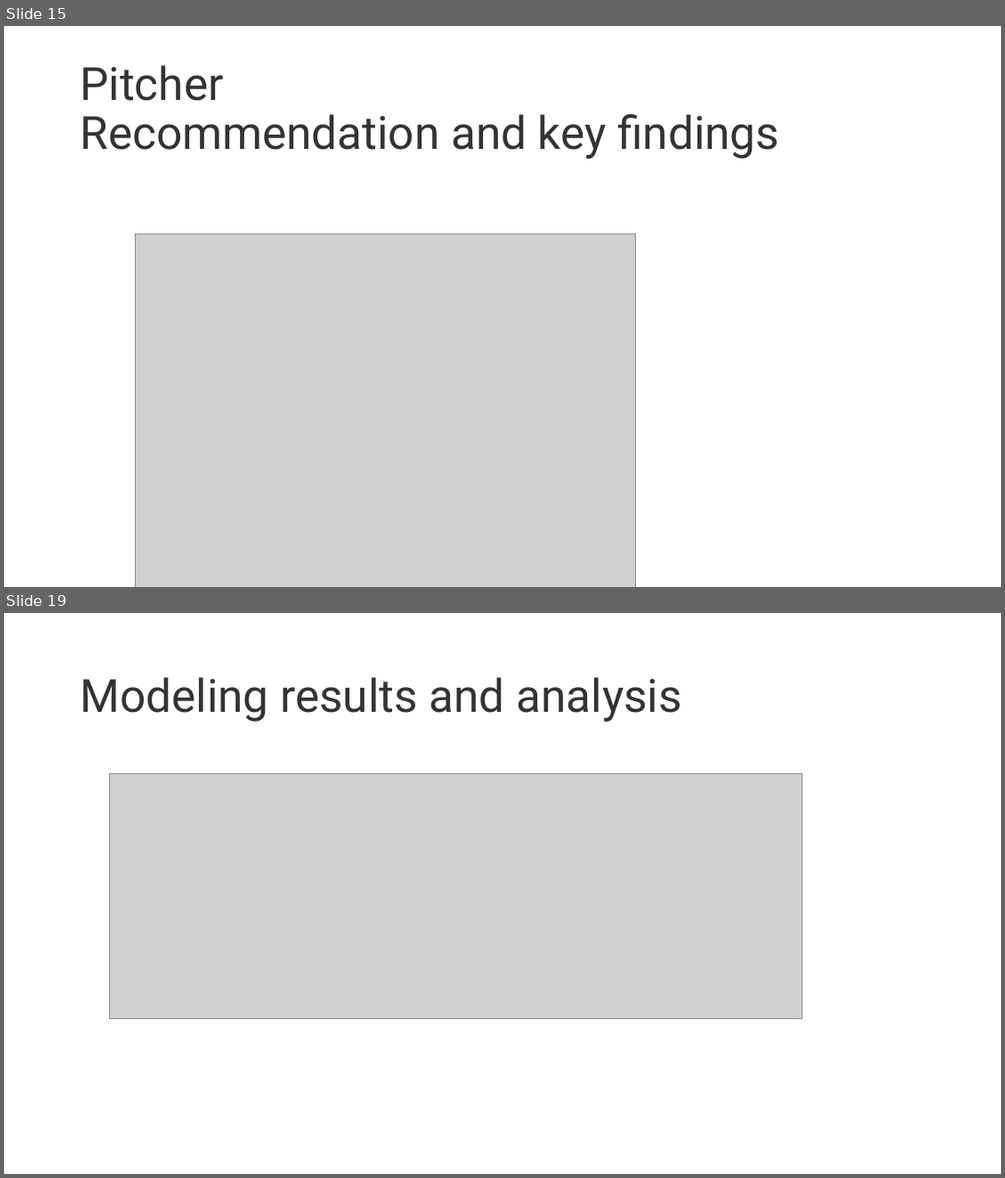
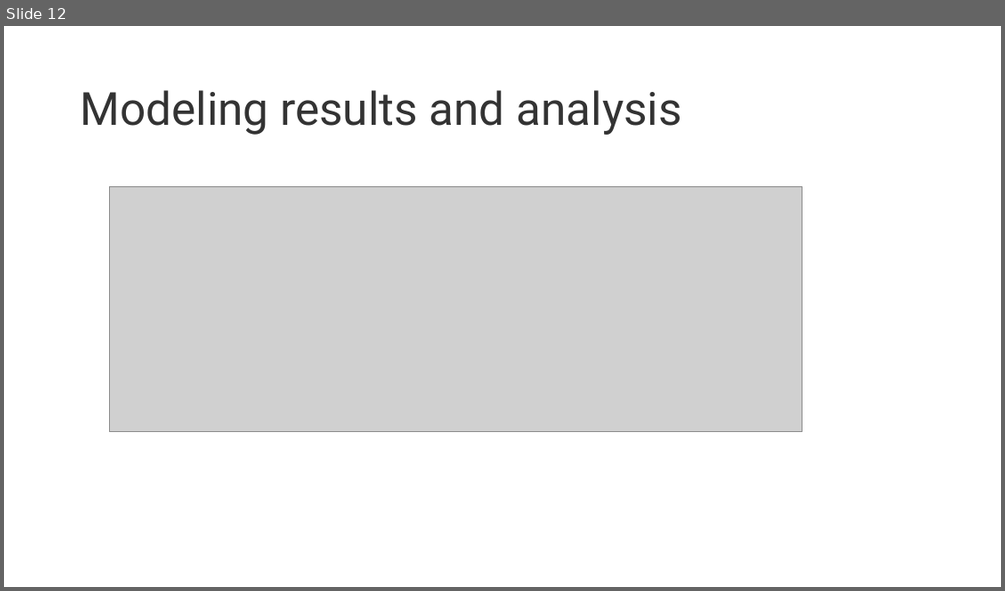
Before and after one commit to ntpntp/Springboard, a slide deck: Capstone 3/Capstone3_presentation.pptx. Shown one above the other, each under a label of ours: slides 15 and 19 before the commit, slide 12 after it; the slides between them are not shown. The pictures are 1005x1178 and 1005x591 pixels, drawn with LibreOffice and Linux fonts; fonts in the diff are those of the drawing; grey boxes stand for pictures. Boxes give left, top, right and bottom in pixels: in the first picture for what was removed or moved away, otherwise in the second. Text is boxed around its words. In the diff, an @@ line names an element or a change of style, - is before the commit and + after.

```diff
--- a/Capstone 3/Capstone3_presentation.pptx
+++ b/Capstone 3/Capstone3_presentation.pptx
@@ slide 15 removed at (4, 26, 1001, 587), background #FFFFFF @@
@@ title removed at (80, 65, 779, 159) @@
-Pitcher
-Recommendation and key findings
@@ picture removed at (136, 234, 637, 587) @@
@@ what was slide 19 is now slide 12 @@
```
Also in this commit, not shown: 9 slides changed, 6 other slides removed, 1 other file.
